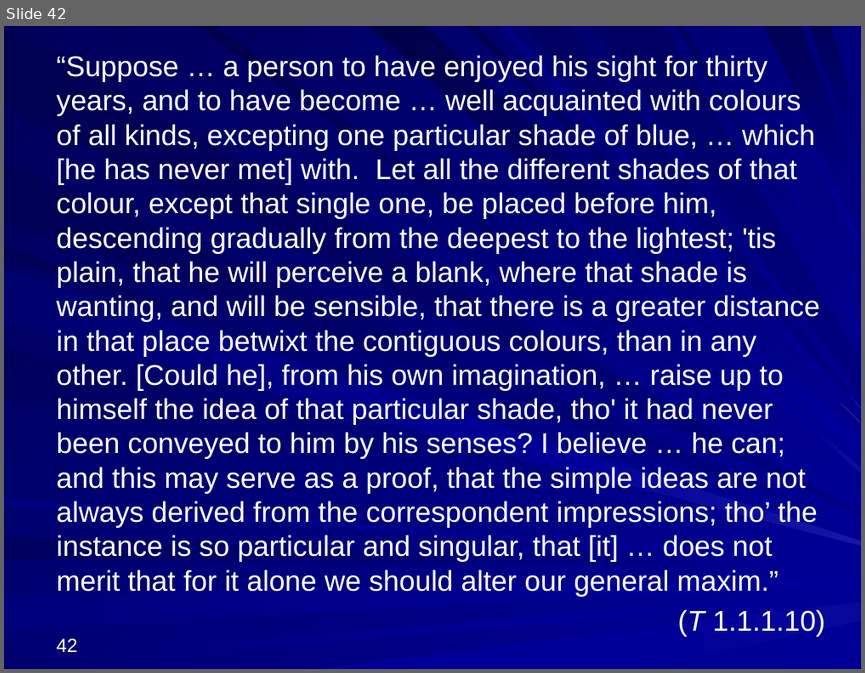
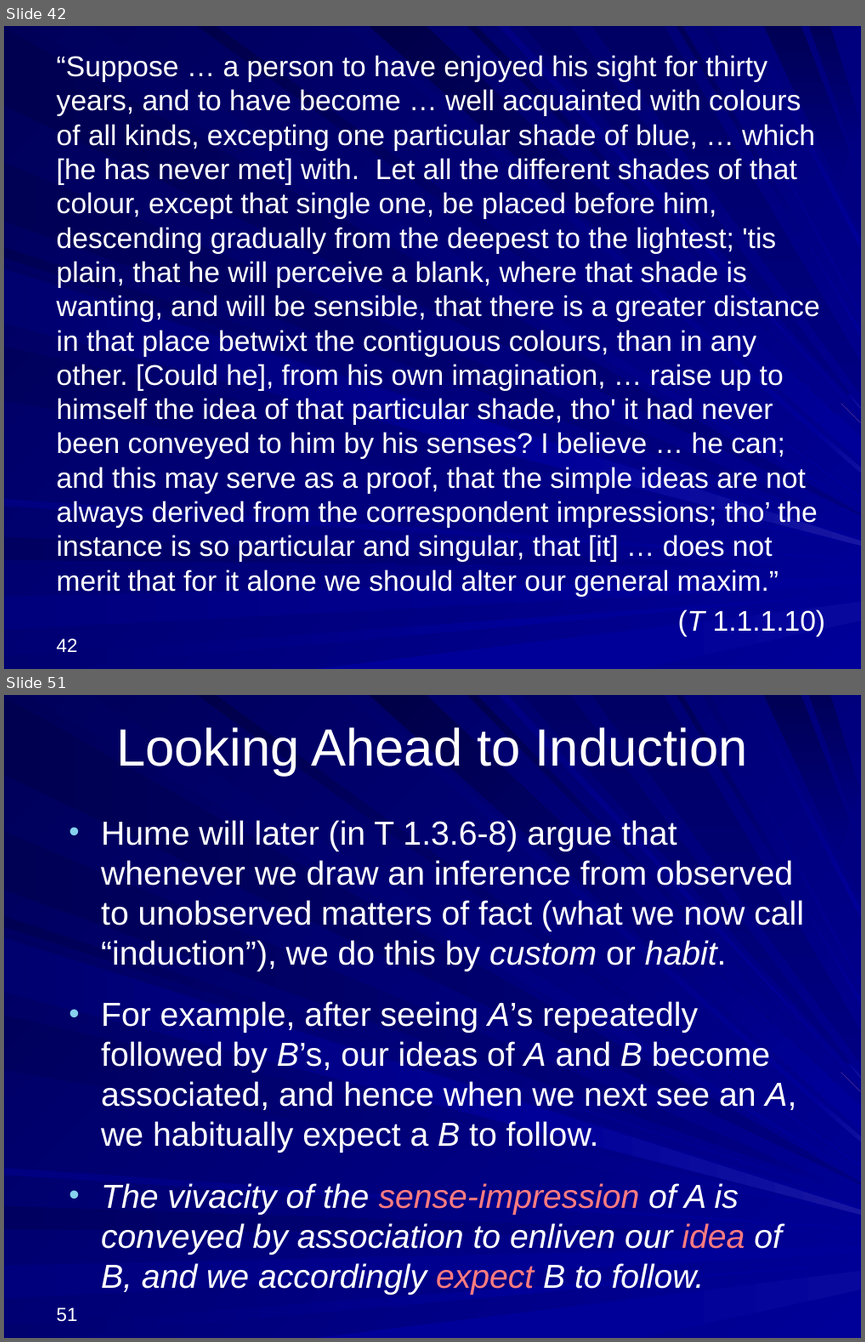
Before and after one commit to englishphilosophy/hume-texts-online, a slide deck: teaching/lectures/2025_Hume_MT_current.pptx. Shown one above the other, each under a label of ours: slide 42 before the commit, slides 42 and 51 after it; the slides between them are not shown. The pictures are 865x673 and 865x1342 pixels, drawn with LibreOffice and Linux fonts; fonts in the diff are those of the drawing. Boxes give left, top, right and bottom in pixels: in the first picture for what was removed or moved away, otherwise in the second. Text is boxed around its words. In the diff, an @@ line names an element or a change of style, - is before the commit and + after.

```diff
--- a/teaching/lectures/2025_Hume_MT_current.pptx
+++ b/teaching/lectures/2025_Hume_MT_current.pptx
@@ slide 51 added at box(4, 695, 861, 1338), background gradient #000078 to #000099; not listed: 37 template elements that a slide beside it also shows @@
@@ title added at box(116, 727, 748, 776), 44 pt, text #FFFFFF @@
+Looking Ahead to Induction
@@ text added at box(101, 820, 804, 1294), 28 pt, text #FFFFFF @@
+• Hume will later (in T 1.3.6-8) argue that whenever we draw an inference from observed to unobserved matters of fact (what we now call “induction”), we do this by custom or habit.
+• For example, after seeing A’s repeatedly followed by B’s, our ideas of A and B become associated, and hence when we next see an A, we habitually expect a B to follow.
+• The vivacity of the sense-impression of A is conveyed by association to enliven our idea of B, and we accordingly expect B to follow.
@@ page number added at box(57, 1307, 78, 1321), 16 pt, text #FFFFFF @@
+51
```
Also in this commit, not shown: 2 slides changed, 41 other slides added, 2 other files.
